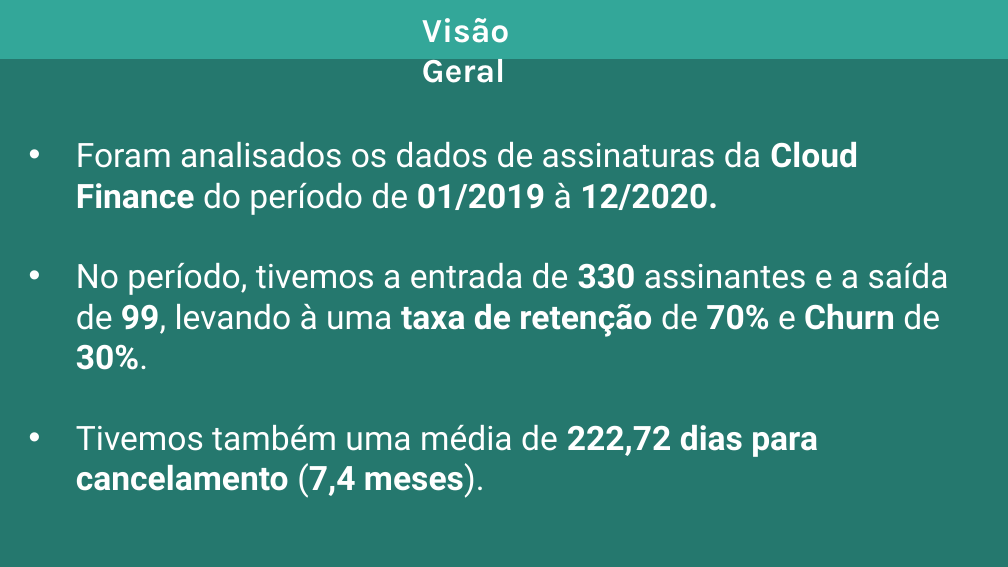
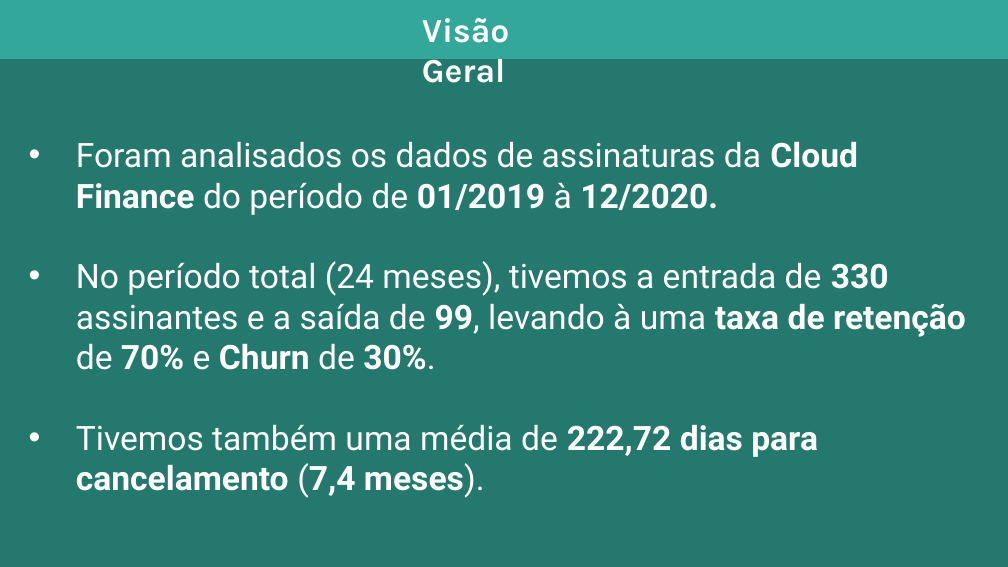
Before and after one commit to david-eler/startup, a slide deck: slide 6 of startup_apresentacao.pptx. Drawn at 1008x567 pixels with LibreOffice and Linux fonts; fonts in the diff are those of the drawing. Boxes give left, top, right and bottom in pixels: in the first picture for what was removed or moved away, otherwise in the second. Text is boxed around its words. In the diff, an @@ line names an element or a change of style, - is before the commit and + after.

```diff
--- a/startup_apresentacao.pptx
+++ b/startup_apresentacao.pptx
@@ text at [76,261,966,370]: text changed @@
-• No período, tivemos a entrada de 330 assinantes e a saída de 99, levando à uma taxa de retenção de 70% e Churn de 30%.
+• No período total (24 meses), tivemos a entrada de 330 assinantes e a saída de 99, levando à uma taxa de retenção de 70% e Churn de 30%.
```
Also in this commit, not shown: 2 other slides changed, 1 slide removed, 1 other file.
